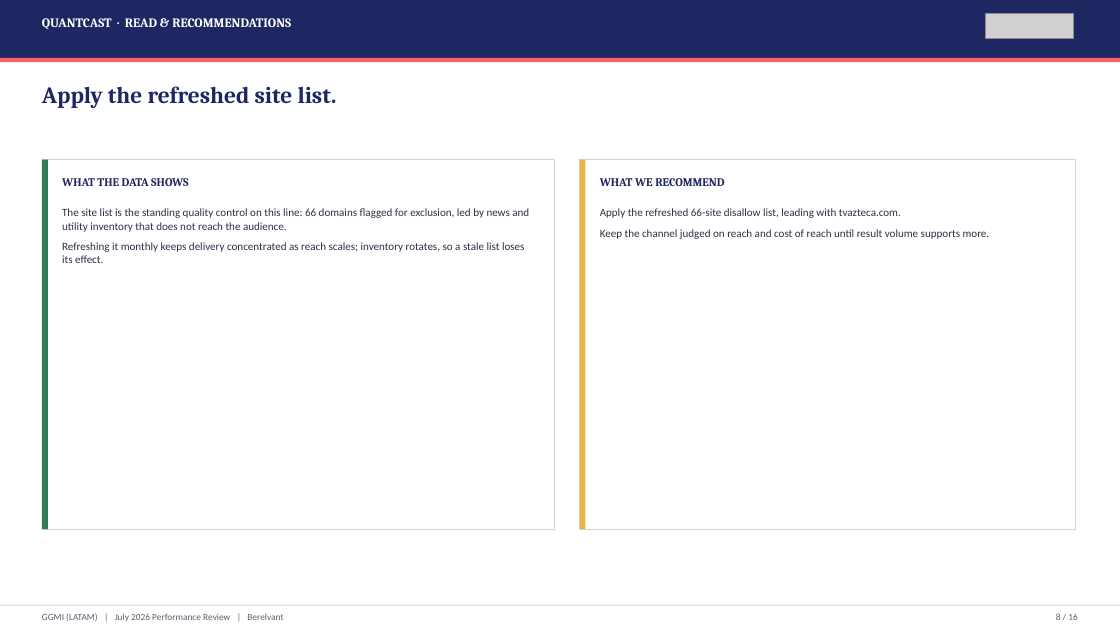
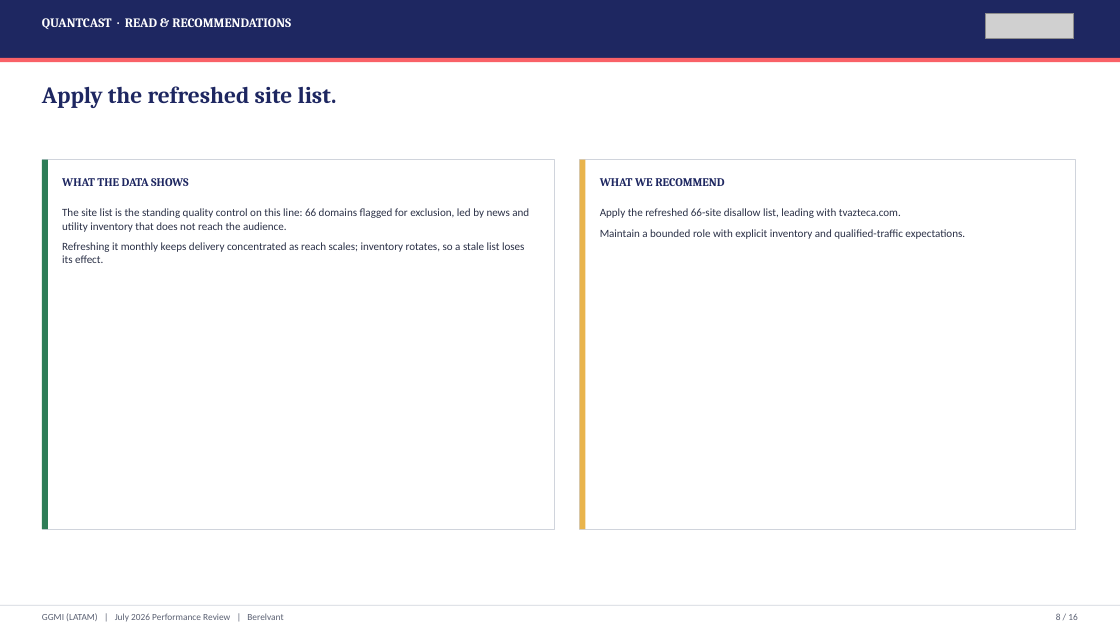
Before and after one commit to hablapro/brlvnt-reporting-hub, a slide deck: slide 8 of reports/forex/ggmi/2026-07/output/GGMI_LATAM_July_2026_Performance_Review.pptx. Drawn at 1120x630 pixels with LibreOffice and Linux fonts; fonts in the diff are those of the drawing; grey boxes stand for pictures. Boxes give left, top, right and bottom in pixels: in the first picture for what was removed or moved away, otherwise in the second. Text is boxed around its words. In the diff, an @@ line names an element or a change of style, - is before the commit and + after.

```diff
--- a/reports/forex/ggmi/2026-07/output/GGMI_LATAM_July_2026_Performance_Review.pptx
+++ b/reports/forex/ggmi/2026-07/output/GGMI_LATAM_July_2026_Performance_Review.pptx
@@ text at (x1=600, y1=229, x2=965, y2=239): text changed @@
-Keep the channel judged on reach and cost of reach until result volume supports more.
+Maintain a bounded role with explicit inventory and qualified-traffic expectations.
```
Also in this commit, not shown: 11 other slides changed, 1 slide added, 1 slide removed, 8 other files.
